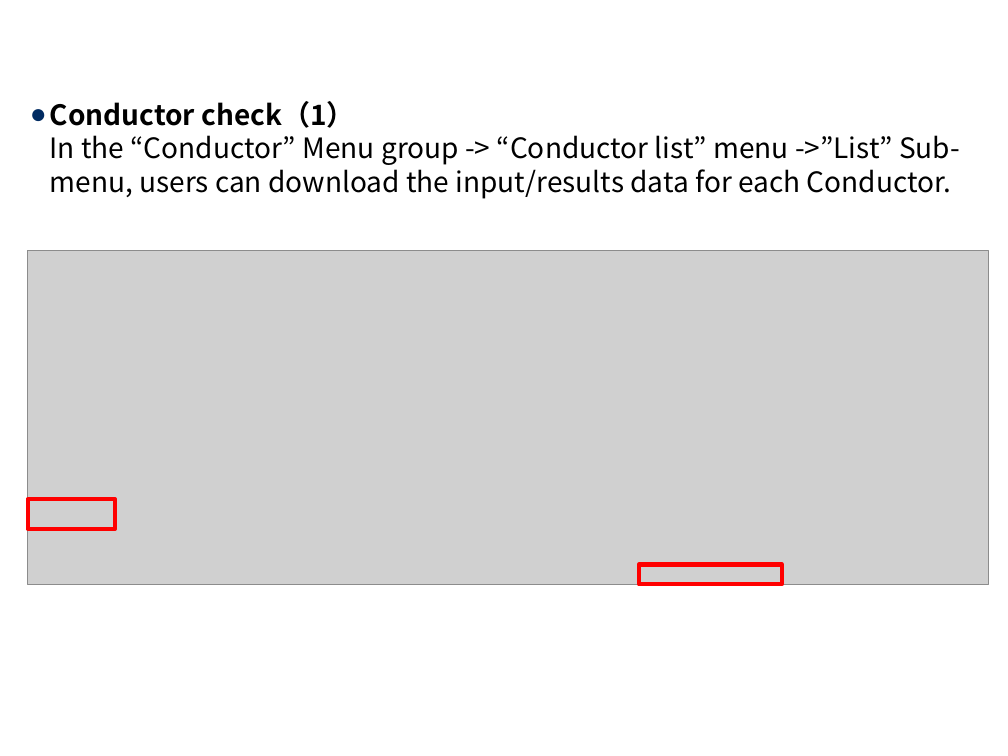
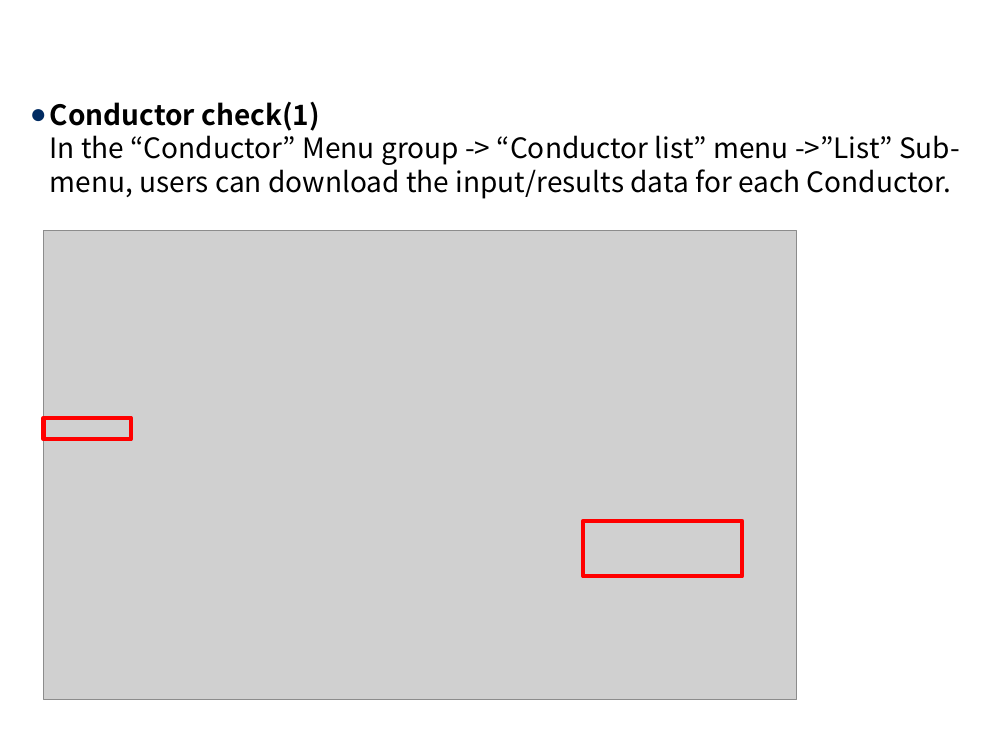
Before and after one commit to exastro-suite/it-automation-docs, a slide deck: slide 16 of asset/Learn/ITA-Conductor_en.pptx. Drawn at 1008x756 pixels with LibreOffice and Linux fonts; fonts in the diff are those of the drawing; grey boxes stand for pictures; background and template pictures are left out. Boxes give left, top, right and bottom in pixels: in the first picture for what was removed or moved away, otherwise in the second. Text is boxed around its words. In the diff, an @@ line names an element or a change of style, - is before the commit and + after.

```diff
--- a/asset/Learn/ITA-Conductor_en.pptx
+++ b/asset/Learn/ITA-Conductor_en.pptx
@@ text at <box>50,102,960,199</box>: text changed @@
-● Conductor check（1）
-  In the “Conductor” Menu group -> “Conductor list” menu ->”List” Sub-menu, users can download the input/results data for each Conductor.
+● Conductor check(1)
+  In the “Conductor” Menu group -> “Conductor list” menu ->”List” Sub-menu, users can download the input/results data for each Conductor.
@@ picture: place and size @@
-picture at <box>27,251,988,585</box>
+picture at <box>43,231,796,701</box>
@@ rectangle: place and size @@
-rectangle at <box>27,499,115,528</box>
+rectangle at <box>43,417,131,439</box>
@@ rectangle: place and size @@
-rectangle at <box>639,564,782,585</box>
+rectangle at <box>584,521,743,577</box>
```
Also in this commit, not shown: 17 other slides changed, 12 other files.
